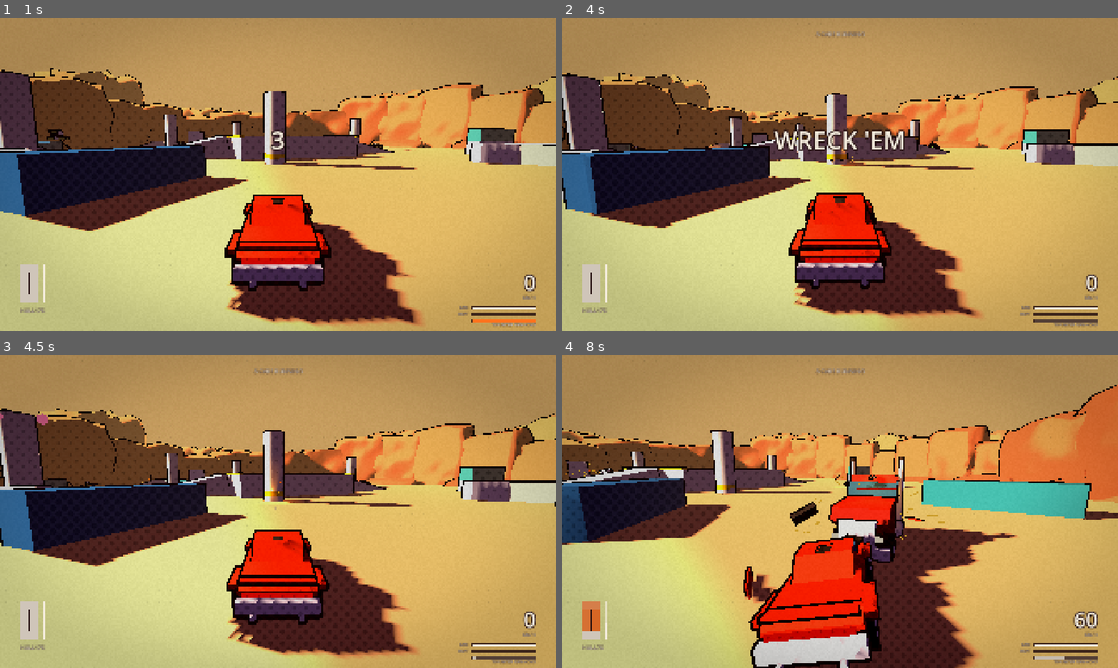
Above: before the commit, frames 1-4 (two rows, left to right).
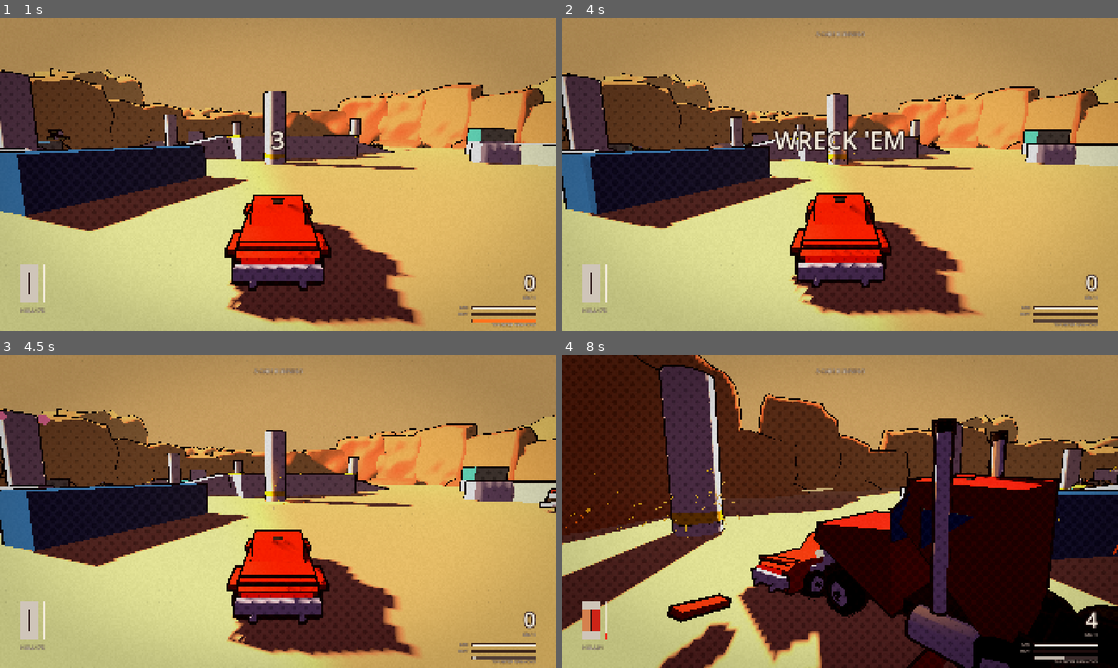
Above: after the commit, the same moments.

Repository: thedumbtechguy/scorched_highway
Game: Godot game, scene res://scenes/main.tscn
Two runs of this game, one before a commit and one after it. Both use one fixed random seed, a clock stepped at 60 frames per second and the inputs below.
Inputs (mouse positions are in pixels of both pictures, inside the frame that each line leads up to):
- Up to frame 1 (1 s): tap Enter (restart) at 0.5 s; move the mouse to (400, 158) at 0.52 s; hold D (steer_right) from 0.53 s (still down); hold J (fire) from 0.53 s (still down); click (400, 158) at 0.67 s; tap W (throttle) at 0.8 s
- Up to frame 2 (4 s): release D (steer_right) at 1.25 s; release J (fire) at 1.25 s; drag from (728, 190) to (812, 237) at 1.27 s; move the mouse to (895, 105) at 2.02 s; hold D (steer_right) 2.03-2.75 s; hold Shift (boost) 2.03-2.75 s; tap W (throttle) at 2.3, 3.8 s; drag from (812, 237) to (673, 127) at 2.77 s; tap Enter (restart) at 3.5 s; move the mouse to (1006, 221) at 3.52 s; hold A (steer_left) from 3.53 s (still down); hold K (special) from 3.53 s (still down)
- Up to frame 3 (4.5 s): release A (steer_left) at 4.25 s; release K (special) at 4.25 s; drag from (111, 464) to (194, 433) at 4.27 s
- Up to frame 4 (8 s): move the mouse to (867, 511) at 5.02 s; hold S (brake) 5.03-5.75 s; hold W (throttle) 5.03-5.75 s; tap E at 5.1 s; click (867, 511) at 5.17 s; drag from (756, 433) to (728, 527) at 5.77 s; move the mouse to (962, 495) at 6.52 s; hold Up 6.53-7.25 s; hold J (fire) 6.53-7.25 s; tap W (throttle) at 6.8 s; drag from (728, 527) to (812, 574) at 7.27 s

Frame 1 is identical in both runs. In frame 2, 2.8% of the frame differs, in the area x 0-100%, y 17-96%; in frame 3, 5.1%; in frame 4, 76%, in the area x 0-100%, y 0-100%.

Commit message:
Punchier launch, guns that hit low cars, same tyres at any tick rate
Launch: a first-gear kick adds up to 110% pull at a standstill, fading
out by about 70 km/h. 0-50 km/h drops from 1.2-1.9 s to 0.9-1.3 s.
Tyres also grip harder driving and braking than sideways (a friction
ellipse).

Guns: lock-on judges its cone left-right only, so a low car close under
a tall gun stays locked. Free shots follow the ground and are zeroed to
low-body height at 30 m instead of flying level from the gun.

Tyres: the sideways slip cancelled per tick now scales with the tick
rate. At 60 Hz (the web build) tyres were half as stiff as at 120 Hz,
and light cars could spin out at speed.

Tests: 0-50 km/h launch times, and bullets hitting the buggy and the
bike with and without lock-on.

Co-Authored-By: Claude Opus 5.5 <noreply@anthropic.com>
Claude-Session: https://claude.ai/code/session_01FfzZN8TAADNNr8wNnhUgwb

Diff:
--- a/scripts/car/car.gd
+++ b/scripts/car/car.gd
@@ -19,6 +19,9 @@
 const SCENERY_MULT := 0.55
 const PAIR_COOLDOWN := 0.35
 
+const LAUNCH_KICK := 1.1 # extra pull at a standstill, as a fraction of the engine force
+const LAUNCH_FADE := 20.0 # m/s (about 70 km/h) by which the kick is gone
+const LONG_GRIP := 1.5 # tyre grip driving and braking, relative to sideways
 const LAYER_WORLD := 1
 const LAYER_CARS := 2
 const LAYER_DEBRIS := 4
@@ -267,7 +270,9 @@
 		if throttle > 0.0:
 			# Pull stays strong through the mid-range and only tails off near top speed.
 			var fall := 1.0 - pow(clampf(speed / def.top_speed, 0.0, 1.0), 3.0)
-			f_long += throttle * def.engine_force * fall * drive_share
+			# First gear kicks: extra shove off the line, fading out by about 70 km/h.
+			var launch := 1.0 + LAUNCH_KICK * pow(1.0 - clampf(speed / LAUNCH_FADE, 0.0, 1.0), 2.0)
+			f_long += throttle * def.engine_force * fall * launch * drive_share
 		elif throttle < 0.0:
 			if speed > 1.0:
 				f_long -= signf(v_long) * def.brake_force * -throttle / _wheels.size()
@@ -289,16 +294,22 @@
 			f_long = signf(f_long) * max_stop
 
 		# Lateral: cancel sideways slip, up to the grip limit.
-		var f_lat: float = -v_lat * per_wheel_mass / delta * 0.32 * w.lat
+		# Cancel a share of the sideways slip each tick, scaled so the tyre is equally
+		# stiff at any physics rate (32% per tick at 120 Hz).
+		var lat_share := 1.0 - pow(1.0 - 0.32, delta * 120.0)
+		var f_lat: float = -v_lat * per_wheel_mass / delta * lat_share * w.lat
 		var mu: float = def.grip
 		if handbrake and not w.front:
 			mu = def.grip_rear_handbrake
 		var limit := mu * load
 		var f := Vector2(f_long, f_lat)
+		# A friction ellipse, not a circle: tyres bite harder driving and braking
+		# than sideways (arcade licence), so launches punch without making cornering grippier.
+		var used := Vector2(f_long / LONG_GRIP, f_lat).length()
 		w.slip = 0.0
-		if f.length() > limit:
-			w.slip = clampf(f.length() / maxf(limit, 1.0) - 1.0, 0.0, 1.0)
-			f = f.normalized() * limit
+		if used > limit:
+			w.slip = clampf(used / maxf(limit, 1.0) - 1.0, 0.0, 1.0)
+			f *= limit / used
 		# Apply traction a little above the contact patch, so the body leans without tripping over itself.
 		var apply_at := contact.lerp(com, 0.45)
 		apply_force(fwd * f.x + right * f.y, apply_at - global_position)
--- a/scripts/combat/aim.gd
+++ b/scripts/combat/aim.gd
@@ -7,10 +7,29 @@
 static func direction(car: Car, muzzle: Vector3, fwd: Vector3, cone: float, max_range: float, speed: float) -> Vector3:
 	var best := target_in_cone(car, muzzle, fwd, cone, max_range)
 	if best == null or car.scrambled > 0.0:
-		return (fwd + Vector3.UP * 0.01).normalized()
+		return zeroed(car, muzzle, fwd)
 	var t := muzzle.distance_to(best.global_position) / speed
 	var lead := best.global_position + (best.linear_velocity - car.linear_velocity) * t + Vector3.UP * 0.15
 	return (lead - muzzle).normalized()
+
+
+## Where an unassisted shot goes: along the ground the car is driving on (not
+## wherever the nose happens to be pitched), dropping to the height of a low
+## car's body at a typical fighting range, so a gun on a truck roof still hits
+## a buggy instead of sailing over it.
+const ZERO_RANGE := 30.0
+const MAX_PITCH := deg_to_rad(30.0)
+const ZERO_HEIGHT := 0.75
+
+static func zeroed(car: Car, muzzle: Vector3, fwd: Vector3) -> Vector3:
+	var down := PhysicsRayQueryParameters3D.create(muzzle, muzzle + Vector3.DOWN * 6.0, Car.LAYER_WORLD, [car.get_rid()])
+	var ground := car.get_world_3d().direct_space_state.intersect_ray(down)
+	if ground.is_empty():
+		return fwd # airborne: fire where the nose points
+	var n: Vector3 = ground.normal
+	var along := (fwd - n * fwd.dot(n)).normalized()
+	var aim_at: Vector3 = ground.position + along * ZERO_RANGE + n * ZERO_HEIGHT
+	return (aim_at - muzzle).normalized()
 
 
 static func target_in_cone(car: Car, from: Vector3, fwd: Vector3, cone: float, max_range: float) -> Car:
@@ -24,8 +43,12 @@
 		var d := to.length()
 		if d > max_range or d < 0.5:
 			continue
-		var ang := fwd.angle_to(to)
-		if ang > cone:
+		# The cone is judged left-right only: a low car close in under a tall gun sits
+		# well below the nose but is plainly in the sights.
+		var flat_fwd := Vector3(fwd.x, 0, fwd.z).normalized()
+		var flat_to := Vector3(to.x, 0, to.z).normalized()
+		var ang := flat_fwd.angle_to(flat_to)
+		if ang > cone or absf(asin(clampf(to.y / d, -1.0, 1.0))) > MAX_PITCH:
 			continue
 		var score := ang * 40.0 + d
 		if score < best_score:
--- a/tests/test_runner.gd
+++ b/tests/test_runner.gd
@@ -28,6 +28,7 @@
 		test_heavy_beats_light_in_a_ram,
 		test_nose_into_wall_is_cheap,
 		test_machine_gun_damages,
+		test_bullets_hit_low_cars,
 		test_damage_sheds_panels_and_signature_parts,
 		test_thunder_cannons_shove,
 		test_riot_gun_spins_light_more_than_heavy,
@@ -192,6 +193,7 @@
 		x += 20.0
 	await step(0.5)
 	var t100 := {}
+	var t50 := {}
 	for c: Car in cars.values():
 		c.throttle = 1.0
 	var t := 0.0
@@ -201,11 +203,17 @@
 		for id in cars:
 			if not t100.has(id) and cars[id].speed >= 100.0 / 3.6:
 				t100[id] = t
-	var ok := true
-	for id in cars:
-		var limit := 6.5 if cars[id].def["class"] == &"heavy" else 5.0
+			if not t50.has(id) and cars[id].speed >= 50.0 / 3.6:
+				t50[id] = t
+	var ok := true
+	for id in cars:
+		var heavy: bool = cars[id].def["class"] == &"heavy"
+		var limit := 6.5 if heavy else 5.0
 		var took: float = t100.get(id, 99.0)
-		print("      %-15s 0-100 km/h in %.1f s" % [id, took])
+		var launch: float = t50.get(id, 99.0)
+		print("      %-15s 0-50 km/h in %.2f s, 0-100 km/h in %.1f s" % [id, launch, took])
+		# Off the line is where a car feels punchy or sluggish.
+		ok = check(launch < (1.6 if heavy else 1.2), "%s slow off the line: %.2f s" % [id, launch]) and ok
 		ok = check(took < limit, "%s too slow: %.1f s" % [id, took]) and ok
 		ok = check(took > 2.0, "%s too twitchy: %.1f s" % [id, took]) and ok
 	return ok
@@ -348,6 +356,32 @@
 	await step(0.3)
 	print("      1.5 s of fire: %.1f damage, heat %.2f" % [lost(target), heat])
 	return check(lost(target) > 8.0, "damage %.1f" % lost(target)) and check(heat > 0.2, "no heat")
+
+
+## Bullets don't sail over the low cars: the tallest gun (Long Haul's, on the
+## cab roof) locks on to a buggy or the bike close in and far out, and a car
+## firing without assist still drops its shots into a low car's body.
+func test_bullets_hit_low_cars() -> bool:
+	flat_ground()
+	var ok := true
+	var x := -100.0
+	for shooter_id in [&"long_haul", &"sundowner"]:
+		for low in [&"sidewinder", &"double_trouble"]:
+			for range_m in [12.0, 35.0]:
+				var shooter := make_car(shooter_id, Vector3(x, 0, 0))
+				var target := make_car(low, Vector3(x, 0, -range_m), PI * 0.5)
+				await step(1.0)
+				var assist: bool = shooter_id == &"long_haul"
+				if not assist:
+					shooter.scrambled = 99.0
+				shooter.fire = true
+				await step(1.0)
+				shooter.fire = false
+				await step(0.4)
+				print("      %-10s -> %-15s at %2.0f m, %s: %.1f damage" % [shooter_id, low, range_m, "assisted" if assist else "no assist", lost(target)])
+				ok = check(lost(target) > 4.0, "%s at %.0f m: shots went over" % [low, range_m]) and ok
+				x += 25.0
+	return ok
 
 
 func test_damage_sheds_panels_and_signature_parts() -> bool:
